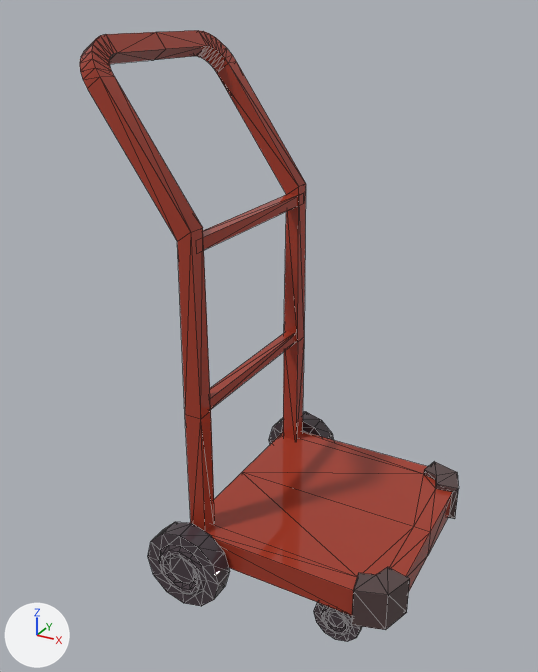
The FBX model Assets/Art/Model/Prop/Hand_Wagon.fbx: old version first, new version second.
Camera for both pictures: a 50 mm lens placed at (0.576, -1.142, 1.033), pointed at (-0.036, -0.03, 0.477). The axes (+X, +Y, +Z) are drawn at lower left. The lights are the same throughout. The picture after the commit comes second. Mesh edges are drawn as thin lines. Where no turn or scale is listed for an object, it has been applied to the vertices.

Script lines for the objects in view, before the commit:
```python
me_mesh = bpy.data.meshes.new('Mesh')
me_mesh.from_pydata(...)  # 650 vertices, 1260 faces; spans x -0.305..0.305, y -0.265..0.265, z -0.002..0.995
me_mesh.materials.append(mat_01___default)  # picture img_color_pallet_png
ob_hand_wagon = bpy.data.objects.new('Hand_Wagon', me_mesh)
ob_hand_wagon.location = (0.0, 0.0, 0.0)
```
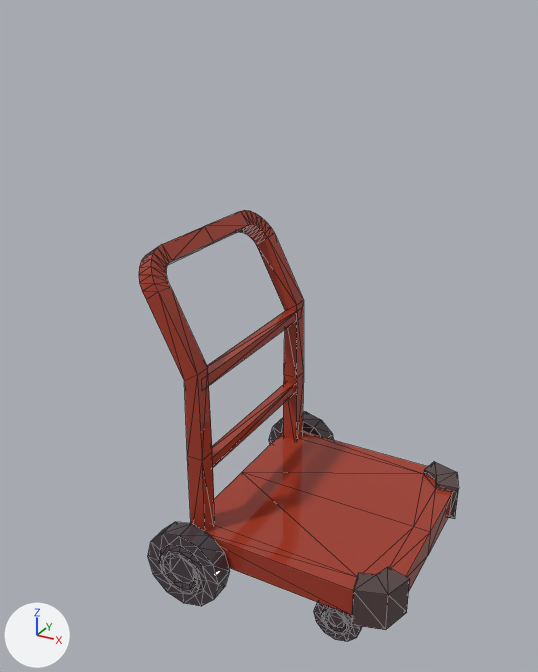
The newer file is also turned or shifted as a whole; pictures and numbers use the older file's frame.

Boxes [x1, y1, x2, y2] around the edits, measured in the pictures (538 x 672 px; the box of a moved part takes in the faces that stretch with it):
'Hand_Wagon', reshaped (16% narrower, 29% shorter): before [80, 30, 459, 642]; after [139, 210, 459, 642]
part 1 of me_mesh, moved or reshaped: before [210, 331, 296, 409]; after [212, 382, 295, 467]
part 2 of me_mesh, moved or reshaped: before [203, 194, 298, 250]; after [207, 310, 296, 385]
part 3 of me_mesh, moved or reshaped: before [87, 61, 306, 241]; after [146, 233, 303, 381]
part 4 of me_mesh, moved or reshaped: before [177, 184, 306, 532]; after [184, 300, 304, 532]
part 5 of me_mesh, moved or reshaped: before [80, 30, 236, 88]; after [139, 210, 274, 299]

The change in detail:
me_mesh is used by ob_hand_wagon; location (0.0, 0.0, 0.0).
me_mesh had 650 vertices, 1260 faces and spanned x -0.305..0.305, y -0.265..0.265, z -0.002..0.995.
me_mesh now has 650 vertices, 1260 faces and spans x -0.218..0.305, y -0.265..0.265, z -0.002..0.658.
me_mesh part 1: the loose piece of 8 vertices spanning x -0.103..-0.081, y -0.189..0.197, z 0.375..0.397 is moved by (0.0, 0.0, -0.124).
me_mesh part 2: the loose piece of 8 vertices spanning x -0.103..-0.081, y -0.189..0.197, z 0.673..0.695 is moved by (0.0, 0.0, -0.248).
me_mesh part 3: 8 of the vertices in x -0.106..-0.079, y -0.204..0.203, z 0.693..0.712 are moved by (0.0, 0.0, -0.25).
me_mesh part 4: all 8 vertices in x -0.109..-0.076, y -0.204..0.203, z 0.377 are moved by (0.0, 0.0, -0.086).
me_mesh part 5: all 68 vertices in x -0.305..-0.236, y -0.204..0.203, z 0.917..0.995 are moved by (0.087, 0.0, -0.337).
Other edits to the shape of me_mesh do not show in these pictures.
